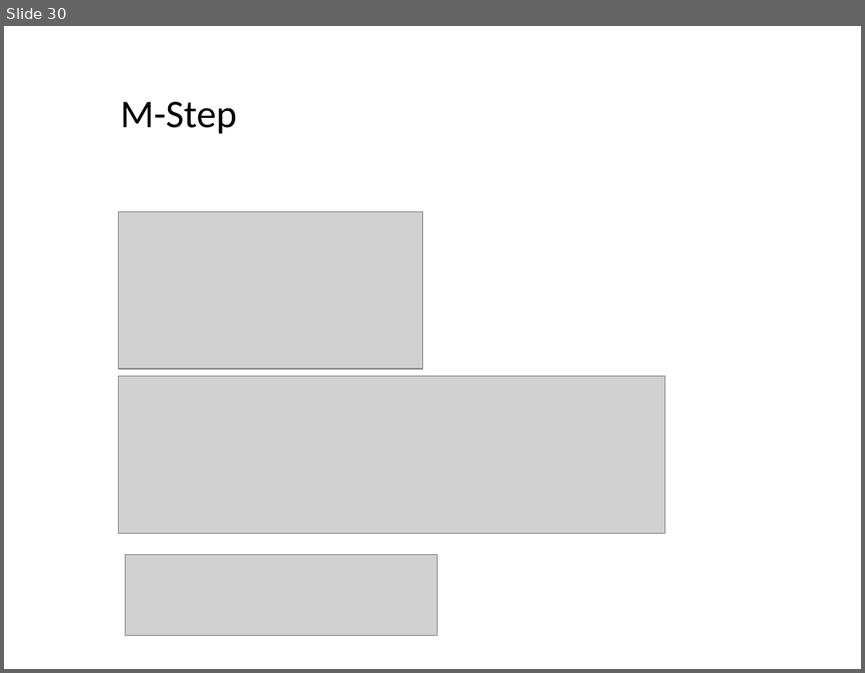
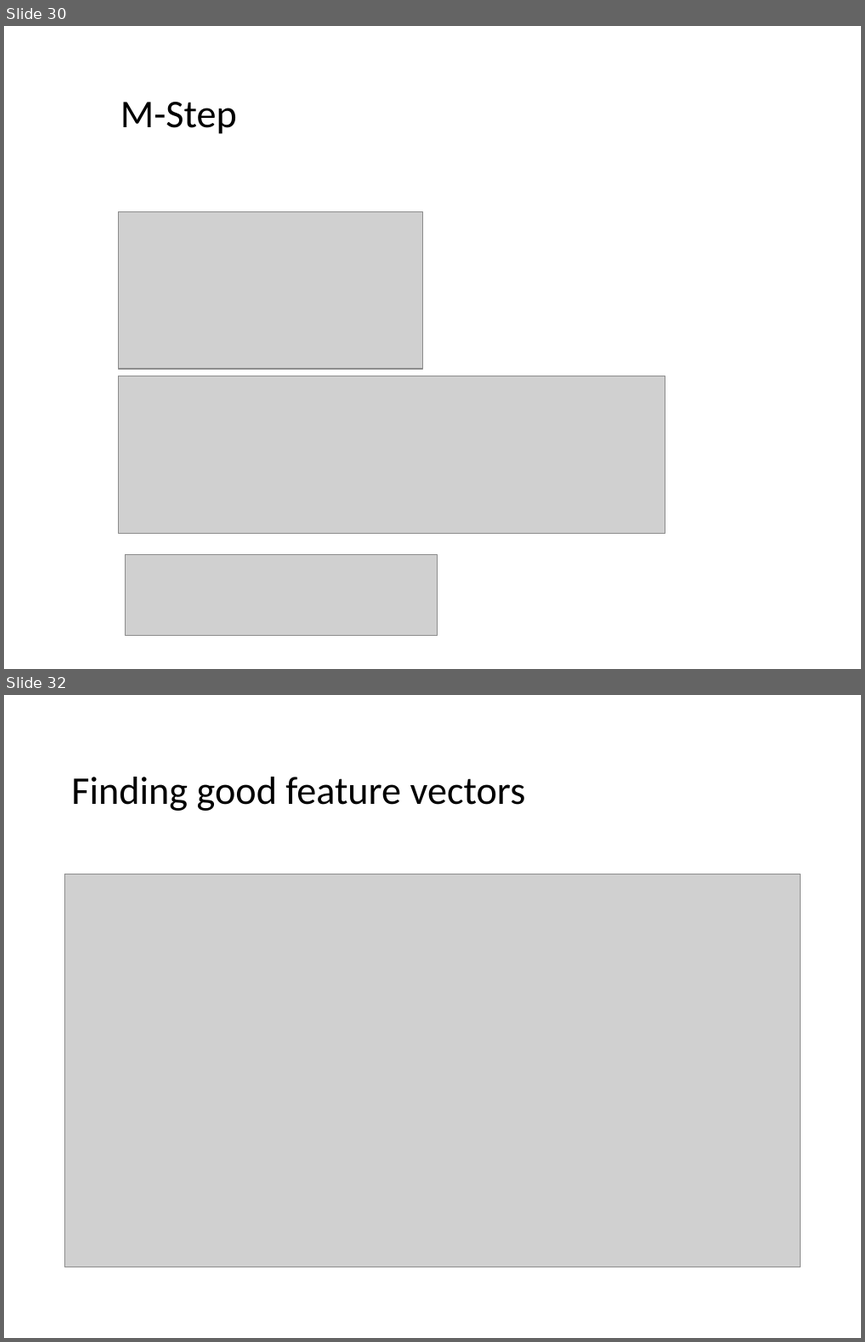
Before and after one commit to cmsc426spring2019/cmsc426spring2019.github.io, a slide deck: lectures/week_2/EM.ppt. Shown one above the other, each under a label of ours: slide 30 before the commit, slides 30 and 32 after it; the slides between them are not shown. The pictures are 865x673 and 865x1342 pixels, drawn with LibreOffice and Linux fonts; fonts in the diff are those of the drawing; grey boxes stand for pictures. Boxes give left, top, right and bottom in pixels: in the first picture for what was removed or moved away, otherwise in the second. Text is boxed around its words. In the diff, an @@ line names an element or a change of style, - is before the commit and + after.

```diff
--- a/lectures/week_2/EM.ppt
+++ b/lectures/week_2/EM.ppt
@@ slide 32 added at [4, 695, 861, 1338], background #FFFFFF @@
@@ title added at [71, 777, 526, 811], 33 pt, text #000000 @@
+Finding good feature vectors
@@ picture added at [65, 874, 800, 1266] @@
```
Also in this commit, not shown: 5 slides changed, 2 other slides added.
